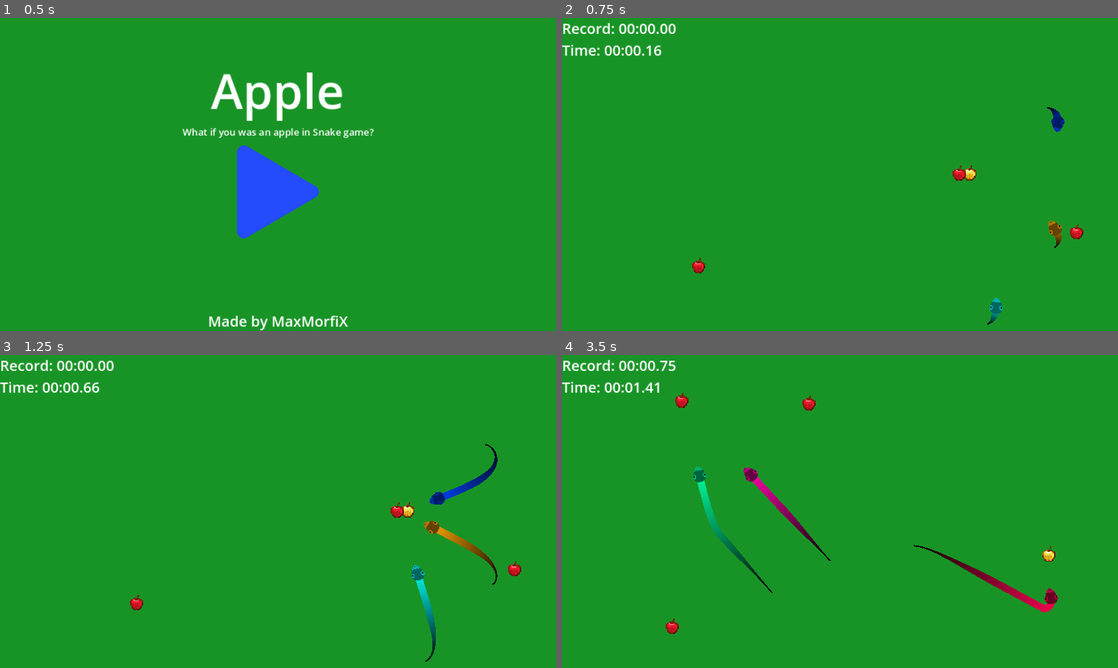
Above: before the commit, frames 1-4 (two rows, left to right).
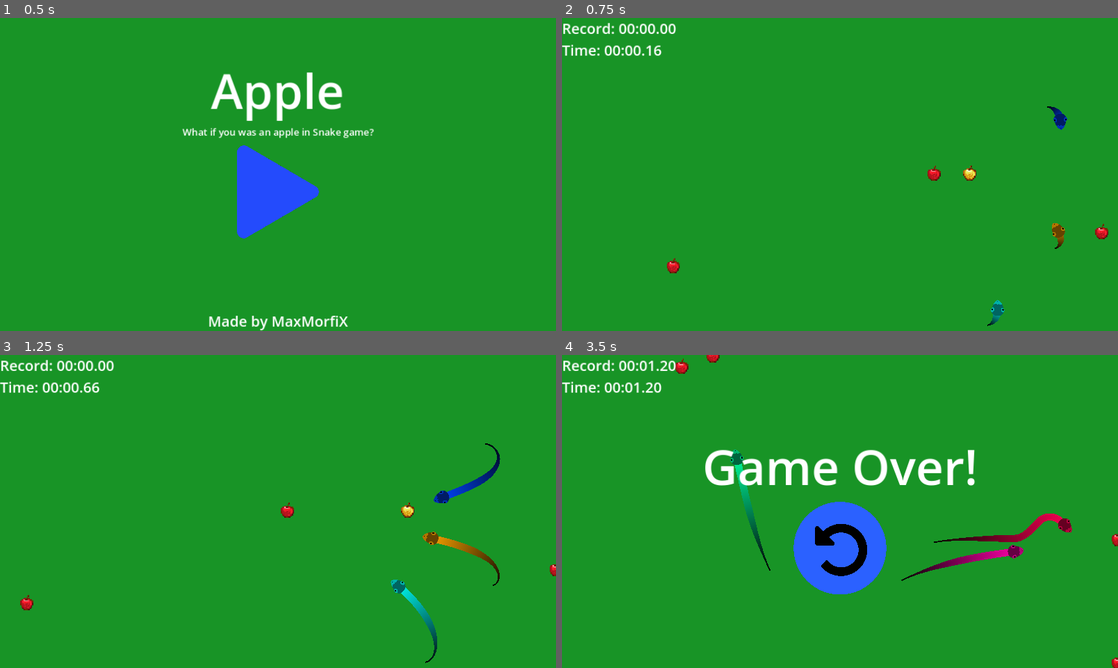
Above: after the commit, the same moments.

Repository: MaxMorfiX/GMTK2023
Game: Godot game, scene res://Menus/MainMenu/MainMenu.tscn
Same seed, same stepped clock (60 frames per second), same inputs: the game is played once before the commit and once after it.
Inputs (mouse positions are in pixels of both pictures, inside the frame that each line leads up to):
- Up to frame 1 (0.5 s): no input
- Up to frame 2 (0.75 s): click (840, 193) at 0.5 s
- Up to frame 3 (1.25 s): no input
- Up to frame 4 (3.5 s): hold Right (player_right) 1.28-2 s; click (840, 549) at 2 s; hold Down (player_down) from 2.78 s (still down)

Frame 1 is identical in both runs. In frame 2, 0.8% of the frame differs, in the area x 18-99%, y 28-99%; in frame 3, 1.7%; in frame 4, 9.3%, in the area x 14-100%, y 0-100%.

Commit message:
added AI to apples | but now apples just go to the edge of the screen

Diff:
--- /dev/null
+++ b/Game/Main/Apple/CleverApple/CleverApple.gd
@@ -0,0 +1,57 @@
+extends Apple
+
+class_name CleverApple
+
+var move_speed = 350
+
+@onready var screen_size: Vector2 = get_viewport().get_visible_rect().size
+@onready var snakes_container = get_parent().get_parent().get_node("Snakes") #I'm too lazy to make this more readable
+
+var nearest_snake: Snake
+
+func _process(delta: float) -> void:
+
+	if nearest_snake == null:
+		update_nearest_snake()
+		return
+
+	var direction = (position - nearest_snake.position).normalized()
+
+	if abs(direction.x) > abs(direction.y):
+		if direction.x > 0:
+			position.x += move_speed * delta
+		else:
+			position.x -= move_speed * delta
+	else:
+		if direction.y > 0:
+			position.y += move_speed * delta
+		else:
+			position.y -= move_speed * delta
+#
+#	position.x = fposmod(position.x, screen_size.x)
+#	position.y = fposmod(position.y, screen_size.y)
+	position.x = clamp(position.x, 0, screen_size.x)
+	position.y = clamp(position.y, 0, screen_size.y)
+
+
+
+func get_nearest_snake() -> Snake:
+	var snakes = snakes_container.get_children()
+
+	var nearest_snake: Snake
+	var nearest_sqr_dist: float = 9999999
+
+	for snake in snakes:
+		var dist = position.distance_squared_to(snake.position)
+
+		if dist < nearest_sqr_dist:
+			nearest_sqr_dist = dist
+			nearest_snake = snake
+
+#	print("snakes: " + str(snakes))
+#	print("nearest snake: " + str(nearest_snake))
+
+	return nearest_snake
+
+func update_nearest_snake() -> void:
+	nearest_snake = get_nearest_snake()
--- /dev/null
+++ b/Game/Main/Apple/CleverApple/CleverApple.tscn
@@ -0,0 +1,12 @@
+[gd_scene load_steps=3 format=3 uid="uid://dom406a1dgaii"]
+
+[ext_resource type="PackedScene" uid="uid://dp8pxio0j1r56" path="res://Game/Main/Apple/Apple.tscn" id="1_djsnd"]
+[ext_resource type="Script" path="res://Game/Main/Apple/CleverApple/CleverApple.gd" id="2_mgevy"]
+
+[node name="CleverApple" instance=ExtResource("1_djsnd")]
+script = ExtResource("2_mgevy")
+
+[node name="ReloadNearestSnake" type="Timer" parent="." index="2"]
+autostart = true
+
+[connection signal="timeout" from="ReloadNearestSnake" to="." method="update_nearest_snake"]
--- a/Game/Main/Apple/Player/Player.gd
+++ b/Game/Main/Apple/Player/Player.gd
@@ -2,26 +2,25 @@
 
 class_name Player
 
-@export_range(100, 500) var moveSpeed = 350
-@onready var screenSize: Vector2 = get_viewport().get_visible_rect().size
+@export_range(100, 500) var move_speed = 350
+@onready var screen_size: Vector2 = get_viewport().get_visible_rect().size
 
 func _process(delta: float) -> void:
 
 	if Input.is_action_pressed("player_up"):
-		position.y -= moveSpeed*delta
+		position.y -= move_speed*delta
 	elif Input.is_action_pressed("player_down"):
-		position.y += moveSpeed*delta
+		position.y += move_speed*delta
 	elif Input.is_action_pressed("player_left"):
-		position.x -= moveSpeed*delta
+		position.x -= move_speed*delta
 	elif Input.is_action_pressed("player_right"):
-		position.x += moveSpeed*delta
+		position.x += move_speed*delta
 #
-#	position.x = fposmod(position.x, screenSize.x)
-#	position.y = fposmod(position.y, screenSize.y)
-	position.x = clamp(position.x, 0, screenSize.x)
-	position.y = clamp(position.y, 0, screenSize.y)
+#	position.x = fposmod(position.x, screen_size.x)
+#	position.y = fposmod(position.y, screen_size.y)
+	position.x = clamp(position.x, 0, screen_size.x)
+	position.y = clamp(position.y, 0, screen_size.y)
 
 func _on_area_entered(area: Area2D) -> void:
 	if area is Snake:
-		print("game over!")
 		get_tree().current_scene.game_over()
--- a/Game/Main/Apple/Player/Player.tscn
+++ b/Game/Main/Apple/Player/Player.tscn
@@ -6,7 +6,7 @@
 
 [node name="Player" instance=ExtResource("1_thps8")]
 script = ExtResource("2_iosex")
-moveSpeed = 350
+move_speed = 350
 
 [node name="Icon" parent="." index="0"]
 texture = ExtResource("3_jlexj")
--- a/Game/Main/ApplesSpawner.gd
+++ b/Game/Main/ApplesSpawner.gd
@@ -9,7 +9,7 @@
 	call_deferred("_really_add_new_apple")
 
 func _really_add_new_apple():
-	var new_apple: Apple = preload('res://Game/Main/Apple/Apple.tscn').instantiate()
+	var new_apple: Apple = preload('res://Game/Main/Apple/CleverApple/CleverApple.tscn').instantiate()
 
 	var x: float = rng.randf()*screenSize.x
 	var y: float = rng.randf()*screenSize.y
--- a/Game/Main/Snake/Snake.gd
+++ b/Game/Main/Snake/Snake.gd
@@ -28,8 +28,6 @@
 		Color.from_hsv(hue, 1, 1)
 	]
 
-	_on_change_target_timer_timeout()
-
 func _process(delta: float) -> void:
 
 #	if Input.is_action_pressed("ui_left"):
@@ -50,6 +48,10 @@
 	trail.set_points(points)
 
 func ai_process(delta: float) -> void:
+
+	if target == null:
+		change_target()
+		return
 
 	var wr = weakref(target);
 	if not wr.get_ref():
@@ -104,7 +106,7 @@
 
 	return apples[0]
 
-func _on_change_target_timer_timeout() -> void:
+func change_target() -> void:
 
 	target = get_new_target()
 
@@ -121,4 +123,4 @@
 
 		apple.pick()
 
-		target = get_new_target()
+		change_target()
--- a/Game/Main/Snake/Snake.tscn
+++ b/Game/Main/Snake/Snake.tscn
@@ -24,4 +24,4 @@
 shape = SubResource("CircleShape2D_mq4vp")
 
 [connection signal="area_entered" from="." to="." method="_on_area_entered"]
-[connection signal="timeout" from="ChangeTargetTimer" to="." method="_on_change_target_timer_timeout"]
+[connection signal="timeout" from="ChangeTargetTimer" to="." method="change_target"]
